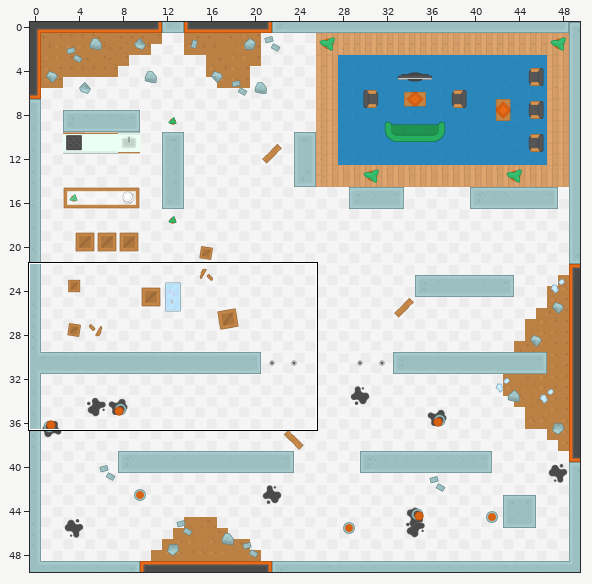
Two states of a Tiled map, BrainsteinServer/Brainstein/target/classes/static/assets/tilemaps/laboratorio.tmx. Above, an overview of the earlier version with the close-up marked.
Close-up. As it was:
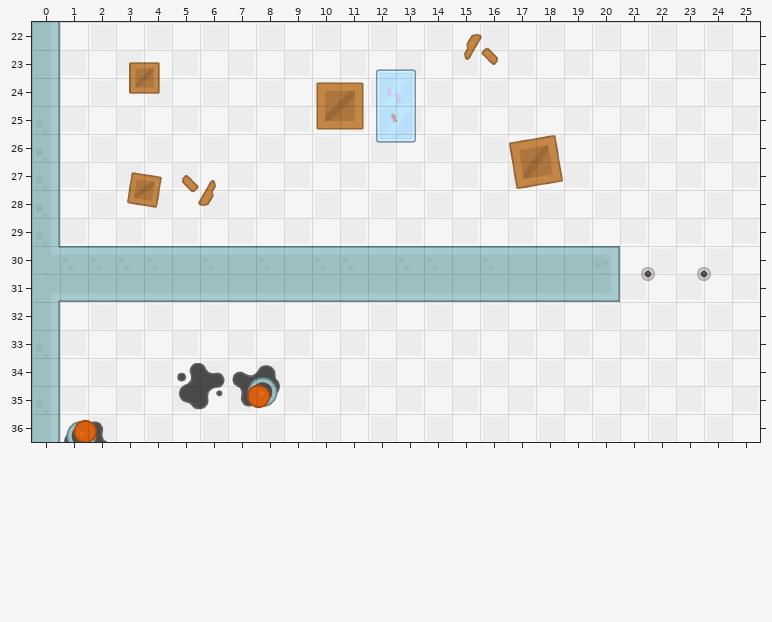
Cells are 64x64 px. Shown: x 0..25, y 22..36. The commit also changed other parts of the map, which this record leaves out.
The same view after the edit:
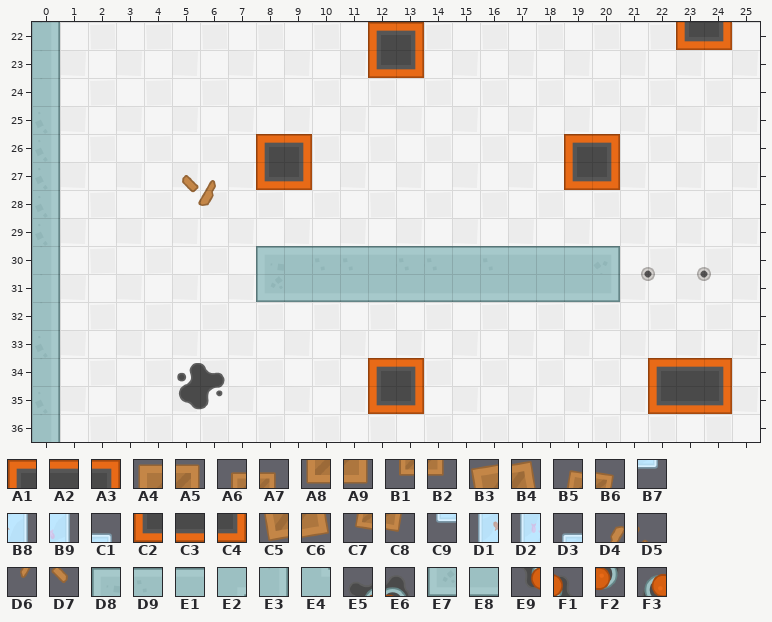
Key: from "tilesheet_complete_2X": A1 446, A2 447, A3 449, A4 472, A5 473, A6 474, A7 475, A8 526, A9 527, B1 528, B2 529, B3 580, B4 581, B5 582, B6 583, B7 586 flipped on the other diagonal, B8 587 flipped on the other diagonal, B9 588 flipped on the other diagonal, C1 589 flipped on the other diagonal, C2 608, C3 609, C4 611, C5 634, C6 635, C7 636, C8 637, C9 640 flipped on the other diagonal, D1 641 flipped on the other diagonal, D2 642 flipped on the other diagonal, D3 643 flipped on the other diagonal, D4 1016, D5 1017, D6 1070, D7 1071, D8 1094, D9 1095, E1 1096, E2 1135, E3 1151, E4 1189, E5 1230, E6 1231, E7 1256, E8 1257, E9 1284, F1 1284 turned 180, F2 1285, F3 1285 turned 180.
__ is an empty cell.
Changes in this commit:
Layer "backgroundLayer2":
Tile D4 is gone in row 22 at x 15.
Tile D5 is gone in row 22 at x 16.
Tile D6 is gone in row 23 at x 15.
Tile D7 is gone in row 23 at x 16.
Layer "collisionLayer":
The author put tile A1 in row 22 at x 12; in row 26 at x 8 and 19; in row 34 at x 12 and 22.
The author put tile A2 in row 34 at x 23.
The author put tile A3 in row 22 at x 13; in row 26 at x 9 and 20; in row 34 at x 13 and 24.
Tile D3 becomes tile C2 in row 23 at x 12.
The author put tile C2 in row 22 at x 23; in row 27 at x 8 and 19; in row 35 at x 12 and 22.
The author put tile C3 in row 35 at x 23.
Tile C1 becomes tile C4 in row 23 at x 13.
The author put tile C4 in row 22 at x 24; in row 27 at x 9 and 20; in row 35 at x 13 and 24.
Tile D9 becomes tile D8 in row 30 at x 8.
Tile E2 becomes tile E3 in row 31 at x 0.
Tile E4 becomes tile E3 in row 30 at x 0.
Tile E8 becomes tile E7 in row 31 at x 8.
Tile A4 is gone in row 24 at x 10.
Tile A5 is gone in row 24 at x 11.
Tile A6 is gone in row 23 at x 3.
Tile A7 is gone in row 23 at x 4.
Tile A8 is gone in row 25 at x 10.
Tile A9 is gone in row 25 at x 11.
Tile B1 is gone in row 24 at x 3.
Tile B2 is gone in row 24 at x 4.
Tile B3 is gone in row 26 at x 17.
Tile B4 is gone in row 26 at x 18.
Tile B5 is gone in row 27 at x 3.
Tile B6 is gone in row 27 at x 4.
Tile B7 is gone in row 26 at x 13.
Tile B8 is gone in row 25 at x 13.
Tile B9 is gone in row 24 at x 13.
Tile C5 is gone in row 27 at x 17.
Tile C6 is gone in row 27 at x 18.
Tile C7 is gone in row 28 at x 3.
Tile C8 is gone in row 28 at x 4.
Tile C9 is gone in row 26 at x 12.
Tile D1 is gone in row 25 at x 12.
Tile D2 is gone in row 24 at x 12.
Tile D9 is gone in row 30 at x 1 to 4 and 6.
Tile E1 is gone in row 30 at x 5 and 7.
Tile E5 is gone in row 34 at x 7.
Tile E6 is gone in row 34 at x 8.
Tile E8 is gone in row 31 at x 1 to 7.
Tile E9 is gone in row 35 at x 7.
Tile F1 is gone in row 36 at x 2.
Tile F2 is gone in row 35 at x 8.
Tile F3 is gone in row 36 at x 1.
